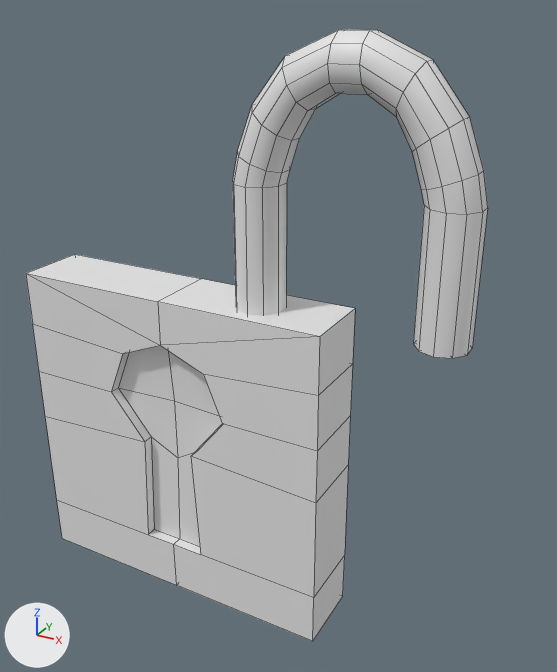
The FBX model CloningDungeons/Assets/Justins models/Models/OpenLock.fbx, before and after one commit.
Before and after are seen from a 50 mm lens placed at (0.335, -0.453, 0.339), pointed at (0.078, 0.015, 0.105). Lighting does not change. The marker at lower left points along +X, +Y and +Z. Mesh edges are drawn as thin lines. Where no turn or scale is listed for an object, it has been applied to the vertices.

The scene before the commit, as lines of its bpy script (objects in view):
```python
me_cube_001 = bpy.data.meshes.new('Cube.001')
me_cube_001.from_pydata(...)  # 176 vertices, 182 faces; spans x -0.133..0.226, y -0.029..0.029, z -0.133..0.321
# before: 0 (-0.133, -0.029, -0.133) at pixel (62, 538), 4 (0.133, -0.029, -0.133) at pixel (312, 641), 138 (-0.133, -0.029, -0.089) at pixel (56, 499), 145 (0.133, -0.029, -0.089) at pixel (313, 597), 148 (0.0, -0.029, -0.133) at pixel (176, 585)
# before: 157 (-0.027, -0.029, -0.089) at pixel (148, 534), 158 (0.0, -0.029, -0.089) at pixel (173, 544), 159 (0.028, -0.029, -0.089) at pixel (200, 554)
ob_lock = bpy.data.objects.new('Lock', me_cube_001)
ob_lock.location = (0.0, 0.0, 0.0)
```
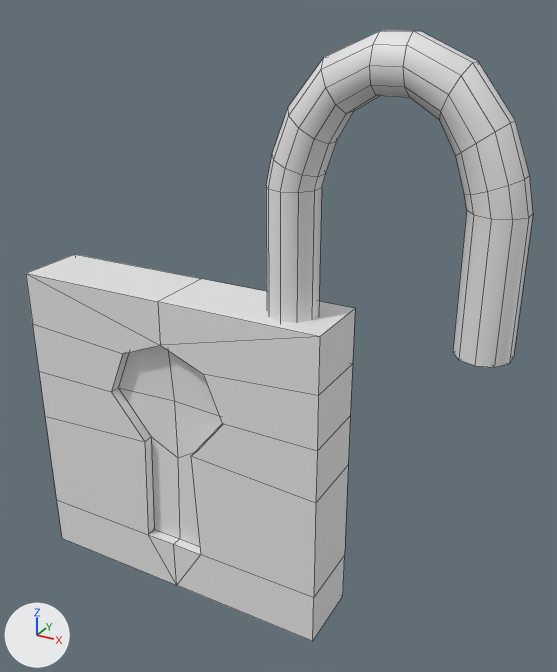
Scene script edits in JSON lines:
```json
{"block": "me_cube_001", "where": "me_cube_001.from_pydata(...)  # 176 vertices, 182 faces; spans x -0.133..0.226, y -0.029..0.029, z -0.133..0.321"}
{"block": "me_cube_001", "where": "# used by ob_lock; location = (0.0, 0.0, 0.0)"}
{"block": "me_cube_001", "where": "# verts and faces of me_cube_001; kept vertices keep their numbers, new ones are numbered from 176"}
{"block": "me_cube_001", "change": "me_cube_001 part 1: the loose piece of 122 vertices spanning x 0.053..0.226, y -0.019..0.019, z 0.131..0.321 is moved by (0.026, 0.0, 0.0)"}
{"block": "me_cube_001", "change": "me_cube_001 part 2"}
{"op": "add", "block": "me_cube_001", "code": "delete_faces([(4, 145, 159, 158, 148), (0, 148, 158, 157, 138)])"}
{"op": "add", "block": "me_cube_001", "code": "faces += [(4, 145, 159, 148), (148, 158, 157), (0, 148, 157, 138), (148, 159, 158)]"}
```

What differs and where, as boxes [x1, y1, x2, y2] in the pictures (557 x 672 px; the box of a moved part takes in the faces that stretch with it):
```json
{"object": "Lock", "change": "reshaped", "before": [26, 29, 488, 641], "after": [26, 30, 533, 641], "on screen": "10% wider"}
{"part": 1, "of": "me_cube_001", "change": "moved or reshaped", "before": [233, 29, 488, 358], "after": [266, 30, 533, 367]}
{"part": 2, "of": "me_cube_001", "change": "built on", "before": [57, 500, 314, 641], "after": [57, 500, 314, 641]}
```
